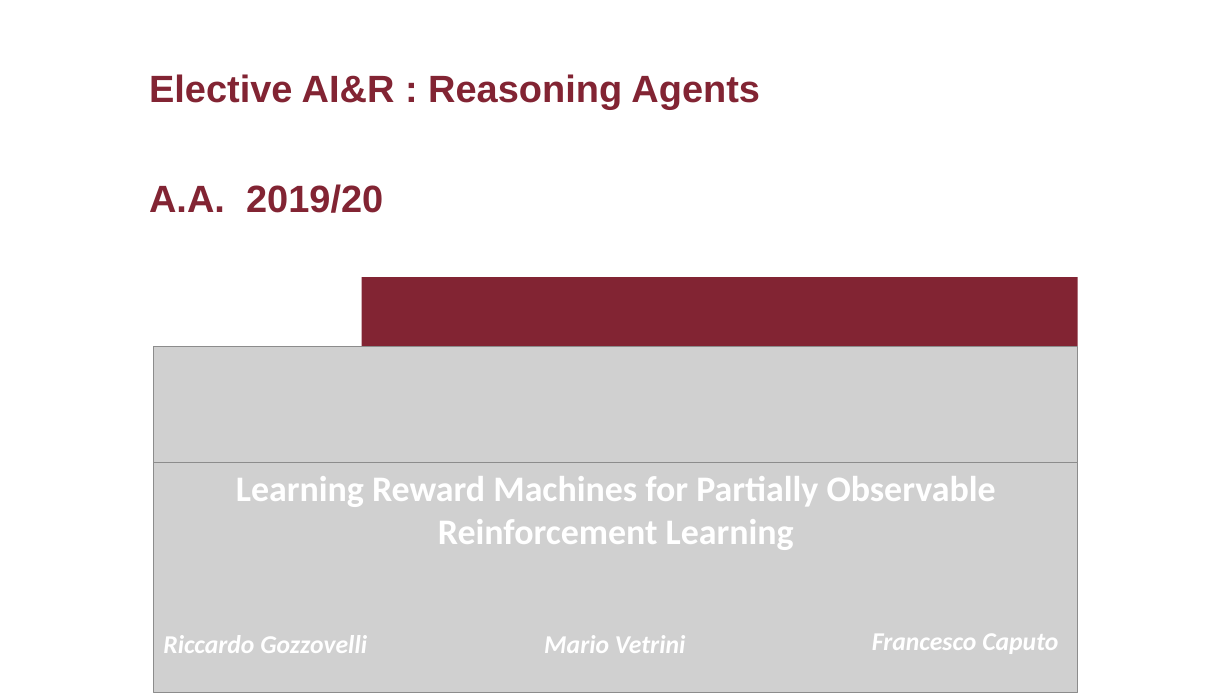
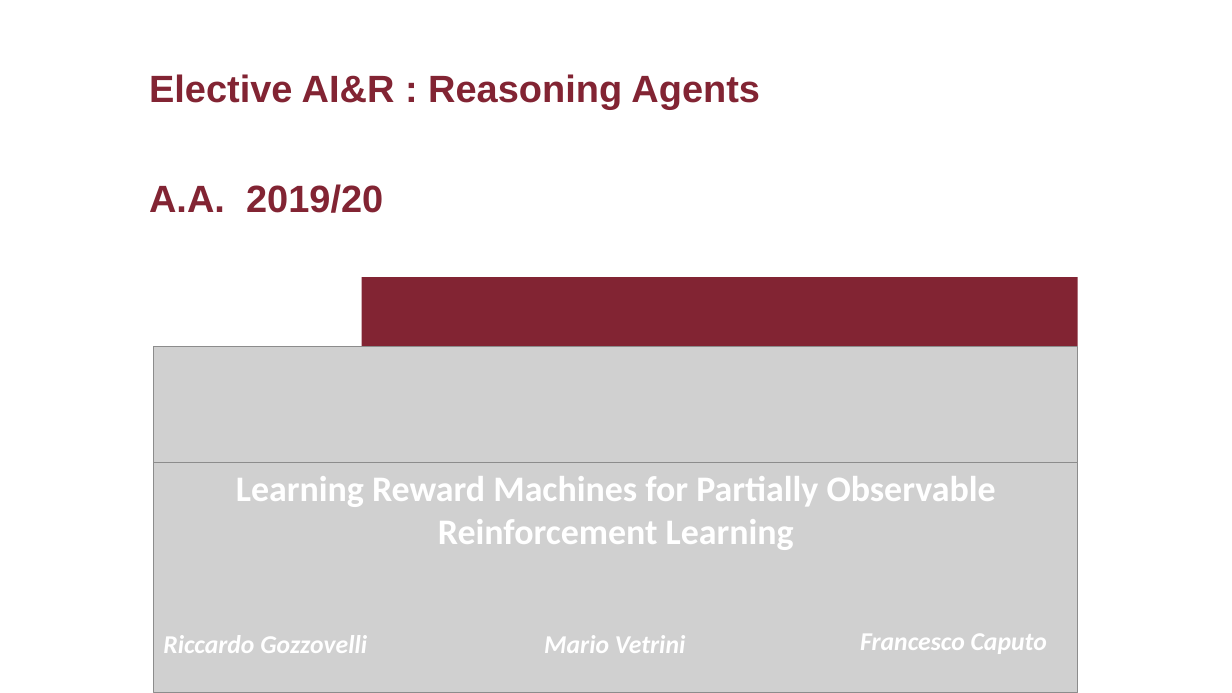
Before and after one commit to Marvet94/reasoning_agents_project_2020, a slide deck: slide 1 of ra_presentazione.pptx. Drawn at 1232x693 pixels with LibreOffice and Linux fonts; fonts in the diff are those of the drawing; grey boxes stand for pictures. Boxes give left, top, right and bottom in pixels: in the first picture for what was removed or moved away, otherwise in the second. Text is boxed around its words. In the diff, an @@ line names an element or a change of style, - is before the commit and + after.

```diff
--- a/ra_presentazione.pptx
+++ b/ra_presentazione.pptx
@@ text "Francesco Caputo": place and size @@
-text "Francesco Caputo" at [872,634,1058,654]
+text "Francesco Caputo" at [860,634,1047,654]
```
Also in this commit, not shown: 23 other slides changed, 1 other file.
